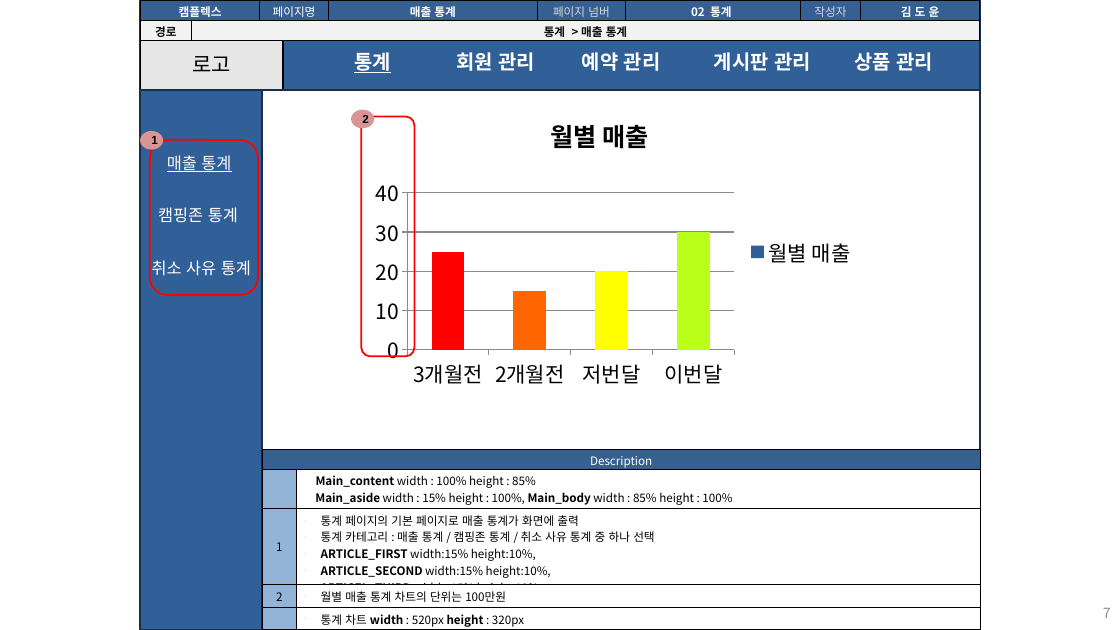
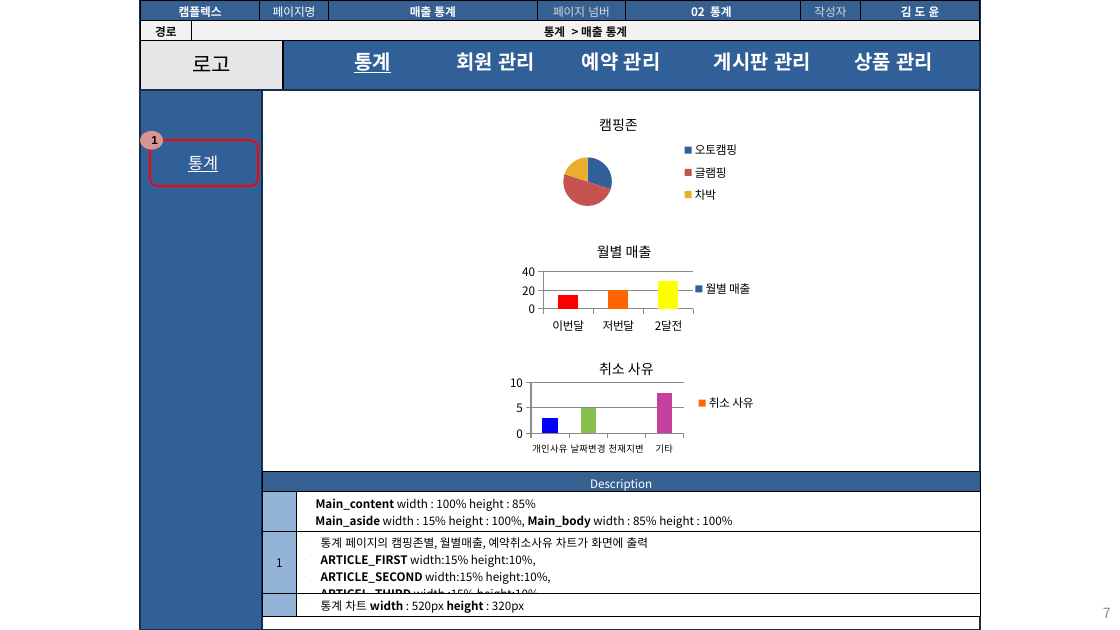
Before and after one commit to seoulsudal/CamFlexProject, a slide deck: slide 7 of 프로젝트 산출물/9. 스토리보드/캠플렉스 관리자_스토리보드.pptx. Drawn at 1120x630 pixels with LibreOffice and Linux fonts; fonts in the diff are those of the drawing. Boxes give left, top, right and bottom in pixels: in the first picture for what was removed or moved away, otherwise in the second. Text is boxed around its words. In the diff, an @@ line names an element or a change of style, - is before the commit and + after.

Commit message:
관리자 메인페이지 수정완료, 요구사항 스토리보드 수정중..

```diff
--- a/프로젝트 산출물/9. 스토리보드/캠플렉스 관리자_스토리보드.pptx
+++ b/프로젝트 산출물/9. 스토리보드/캠플렉스 관리자_스토리보드.pptx
@@ ellipse removed at (351, 110, 374, 129) @@
-2
@@ rounded rectangle removed at (361, 117, 414, 357) @@
@@ pie chart added at (489, 110, 754, 218) @@
+title "캠핑존"
+categories: 오토캠핑, 글램핑, 차박
+캠핑존: 30, 50, 20
@@ rounded rectangle: place and size @@
-rounded rectangle at (150, 140, 258, 296)
+rounded rectangle at (150, 140, 258, 187)
@@ text at (188, 155, 218, 172): text changed @@
-매출 통계
+통계
@@ text removed at (158, 207, 238, 223) @@
-캠핑존 통계
@@ column chart at (484, 237, 758, 348) @@
-categories: 3개월전, 2개월전, 저번달, 이번달
+categories: 이번달, 저번달, 2달전
-월별 매출: 25, 15, 20, 30
+월별 매출: 15, 20, 30
@@ bar spacing changed @@
@@ plot area changed @@
@@ column chart: place and size @@
-column chart at (365, 110, 865, 395)
+column chart at (484, 237, 758, 348)
@@ text removed at (152, 260, 251, 276) @@
-취소 사유 통계
@@ column chart added at (496, 348, 761, 467) @@
+title "취소 사유"
+categories: 개인사유, 날짜변경, 천재지변, 기타
+취소 사유: 3, 5, 0, 8
@@ table at (262, 471, 981, 617) @@
-row 3: 1 | 통계 페이지의 기본 페이지로 매출 통계가 화면에 출력 / 통계 카테고리 : 매출 통계 / 캠핑존 통계 / 취소 사유 통계 중 하나 선택 / ARTICLE_FIRST width:15% height:10%, / ARTICLE_SECOND width:15% height:10%, / ARTICEL_THIRD width :15% height:10%
-row 4: 2 | 월별 매출 통계 차트의 단위는 100만원
+row 3: 1 | 통계 페이지의 캠핑존별, 월별매출, 예약취소사유 차트가 화면에 출력 / ARTICLE_FIRST width:15% height:10%, / ARTICLE_SECOND width:15% height:10%, / ARTICEL_THIRD width :15% height:10%
@@ table: place and size @@
-table at (262, 450, 981, 630)
+table at (262, 471, 981, 617)
```
Also in this commit, not shown: 13 other slides changed, 11 other files.
